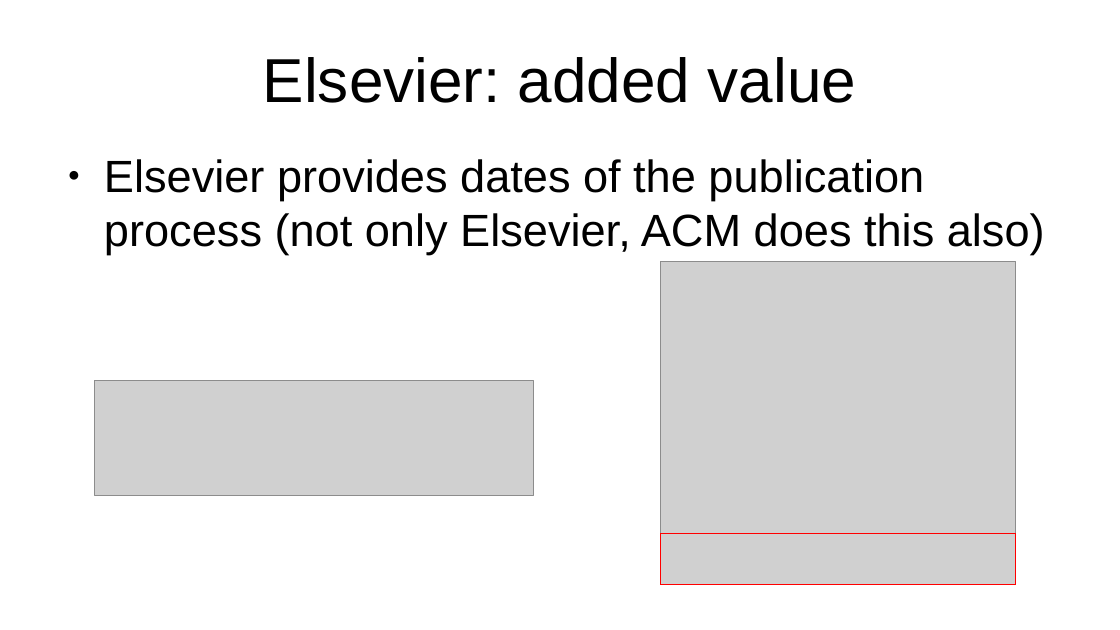
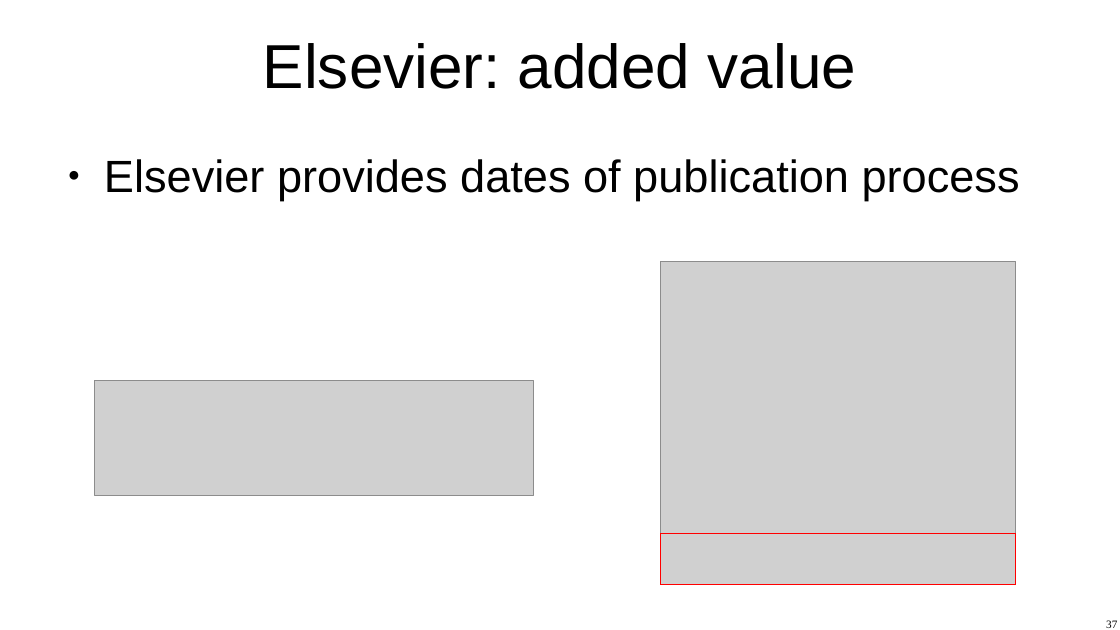
Before and after one commit to XibrenX/MasterThesis, a slide deck: slide 37 of slides/presentatie.odp (slide 32 before the commit). Drawn at 1120x630 pixels with LibreOffice and Linux fonts; fonts in the diff are those of the drawing; grey boxes stand for pictures. Boxes give left, top, right and bottom in pixels: in the first picture for what was removed or moved away, otherwise in the second. Text is boxed around its words. In the diff, an @@ line names an element or a change of style, - is before the commit and + after.

```diff
--- a/slides/presentatie.odp
+++ b/slides/presentatie.odp
@@ title "Elsevier: added value": place and size @@
-title "Elsevier: added value" at [263,57,856,103]
+title "Elsevier: added value" at [263,43,856,89]
@@ text at [104,159,1020,201]: text changed @@
-● Elsevier provides dates of the publication process (not only Elsevier, ACM does this also)
+● Elsevier provides dates of publication process
@@ page number added at [1106,620,1117,628], 8 pt, text #000000 @@
+37
```
Also in this commit, not shown: 34 other slides changed, 7 slides added, 1 slide removed, 5 other files.
